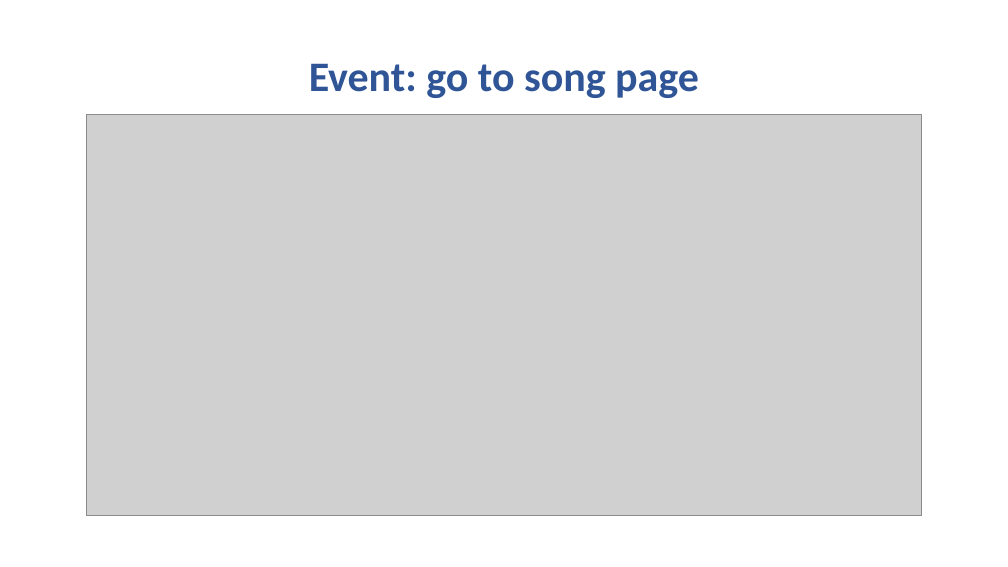
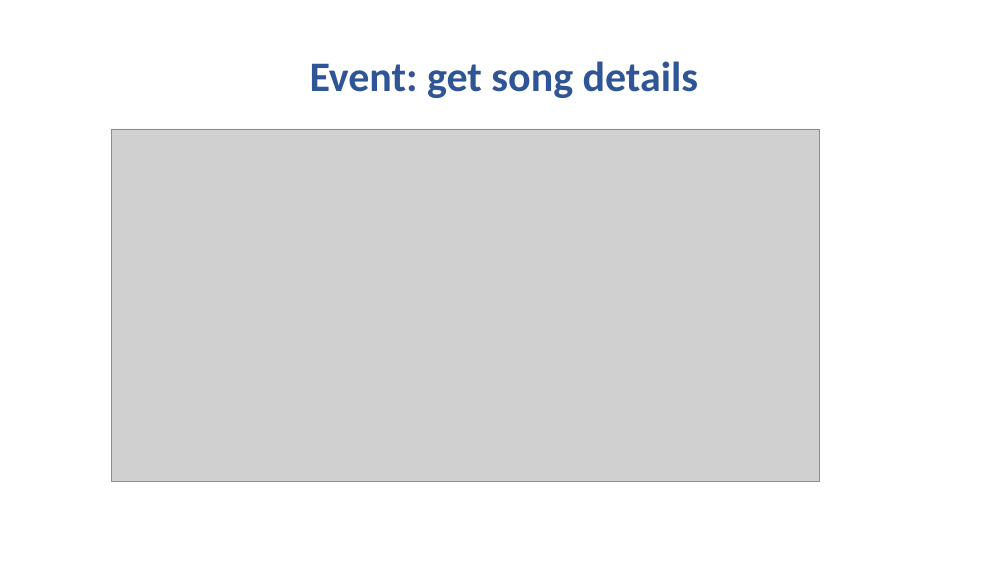
Before and after one commit to matteoNunz/ProgettoTIW_2, a slide deck: slide 20 of PlayList musicale - presentation.pptx (slide 15 before the commit). Drawn at 1008x567 pixels with LibreOffice and Linux fonts; fonts in the diff are those of the drawing; grey boxes stand for pictures. Boxes give left, top, right and bottom in pixels: in the first picture for what was removed or moved away, otherwise in the second. Text is boxed around its words. In the diff, an @@ line names an element or a change of style, - is before the commit and + after.

```diff
--- a/PlayList musicale - presentation.pptx
+++ b/PlayList musicale - presentation.pptx
@@ title at (310, 61, 698, 98): text changed @@
-Event: go to song page
+Event: get song details
@@ picture: place and size @@
-picture at (86, 114, 922, 516)
+picture at (111, 129, 820, 482)
```
Also in this commit, not shown: 12 other slides changed, 8 slides added, 4 slides removed.
